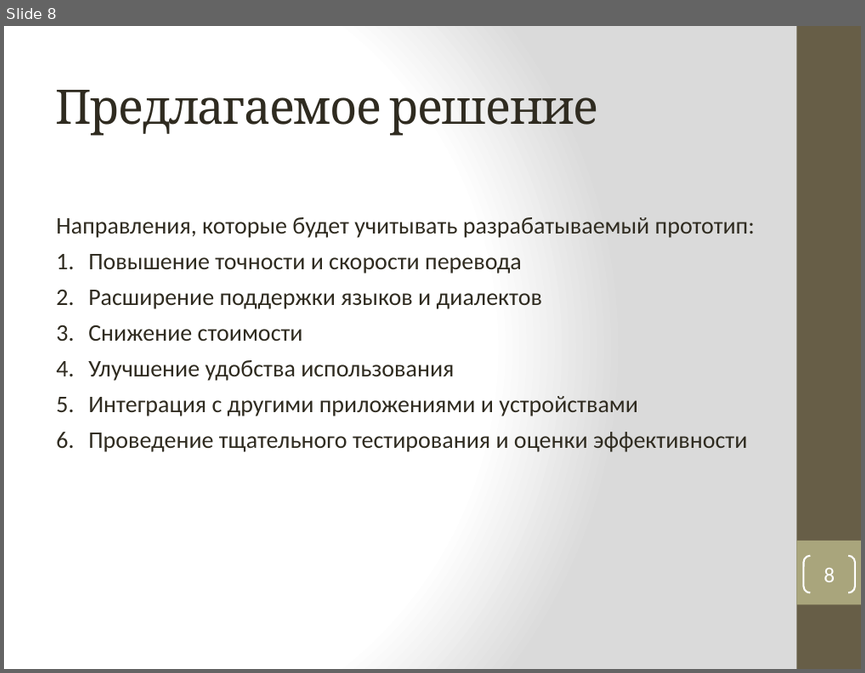
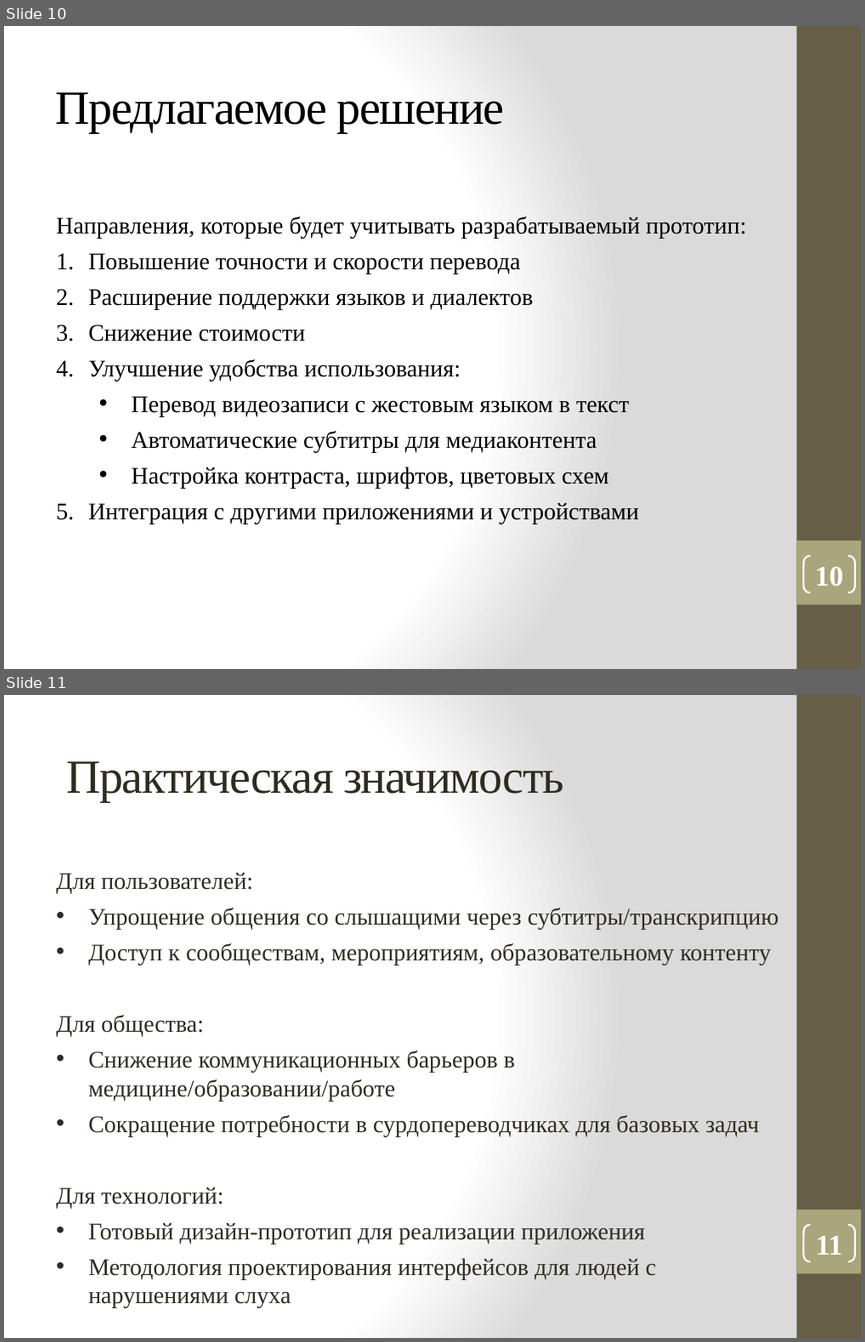
Before and after one commit to vadimgilka/DeafAndDumbPeople, a slide deck: Моя документация/Презентация_Панова.pptx. Shown one above the other, each under a label of ours: slide 8 before the commit, slides 10 and 11 after it. The pictures are 865x673 and 865x1342 pixels, drawn with LibreOffice and Linux fonts; fonts in the diff are those of the drawing. Boxes give left, top, right and bottom in pixels: in the first picture for what was removed or moved away, otherwise in the second. Text is boxed around its words. In the diff, an @@ line names an element or a change of style, - is before the commit and + after.

```diff
--- a/Моя документация/Презентация_Панова.pptx
+++ b/Моя документация/Презентация_Панова.pptx
@@ slide 11 added at (4, 695, 861, 1338), background gradient #FFFFFF to #DADADA; not listed: 2 template elements that a slide beside it also shows @@
@@ title added at (66, 761, 564, 802), 40 pt, text #2F2B20 @@
+Практическая значимость
@@ text added at (56, 872, 778, 1308), 20 pt, text #2F2B20 @@
+Для пользователей:
+• Упрощение общения со слышащими через субтитры/транскрипцию
+• Доступ к сообществам, мероприятиям, образовательному контенту
+Для общества:
+• Снижение коммуникационных барьеров в медицине/образовании/работе
+• Сокращение потребности в сурдопереводчиках для базовых задач
+Для технологий:
+• Готовый дизайн-прототип для реализации приложения
+• Методология проектирования интерфейсов для людей с нарушениями слуха
@@ page number added at (803, 1225, 855, 1261), outline #FFFFFF 1.5 pt, 24 pt, text #FFFFFF, bold @@
+11
@@ what was slide 8 is now slide 10 @@
@@ slide 10 changed as well @@
@@ title "Предлагаемое решение" at (55, 92, 505, 133): font Cambria to Times New Roman, text colour #2F2B20 to #000000 @@
@@ text at (56, 216, 746, 524): font Calibri to Times New Roman, text colour #2F2B20 to #000000 in "Направления, которые будет учитывать разрабатываемый прототи ...", "Повышение точности и скорости перевода", "Расширение поддержки языков и диалектов", "Снижение стоимости" and 1 more places @@
@@ text at (88, 359, 629, 488): text changed; font Calibri to Times New Roman; text colour #2F2B20 to #000000 @@
-4. Улучшение удобства использования
+4. Улучшение удобства использования:
+  • Перевод видеозаписи с жестовым языком в текст
+  • Автоматические субтитры для медиаконтента
+  • Настройка контраста, шрифтов, цветовых схем
@@ text at (88, 431, 747, 452): paragraph removed @@
-6. Проведение тщательного тестирования и оценки эффективности
@@ page number at (815, 567, 844, 585): text changed; size 18 to 24 pt; font Calibri to Times New Roman; bold on @@
-8
+10
```
Also in this commit, not shown: 8 other slides changed, 7 other slides added, 1 slide removed.
